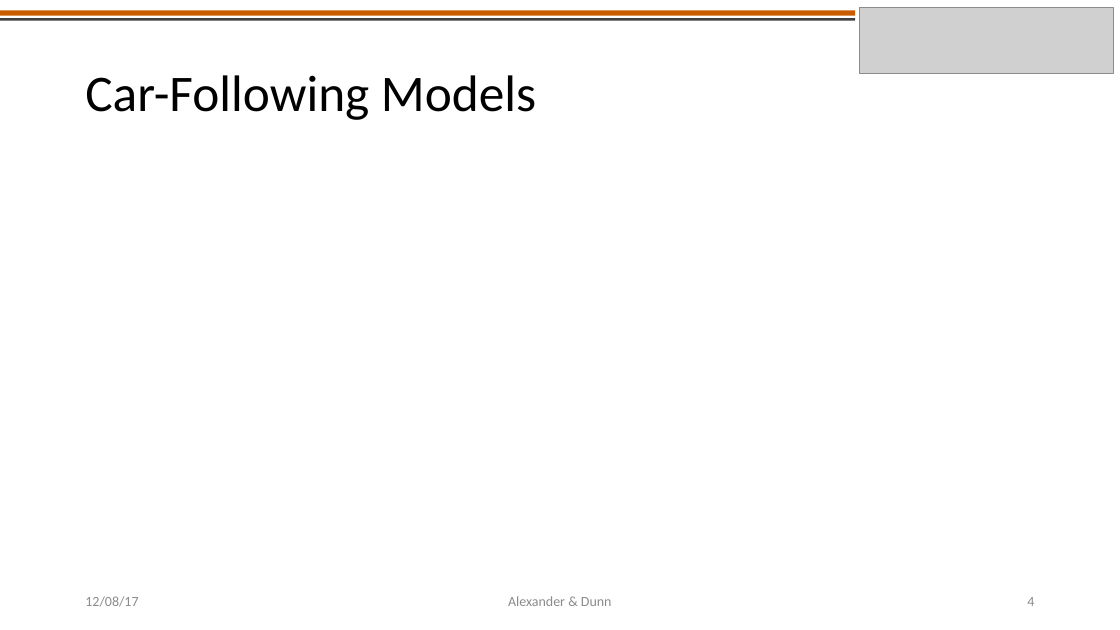
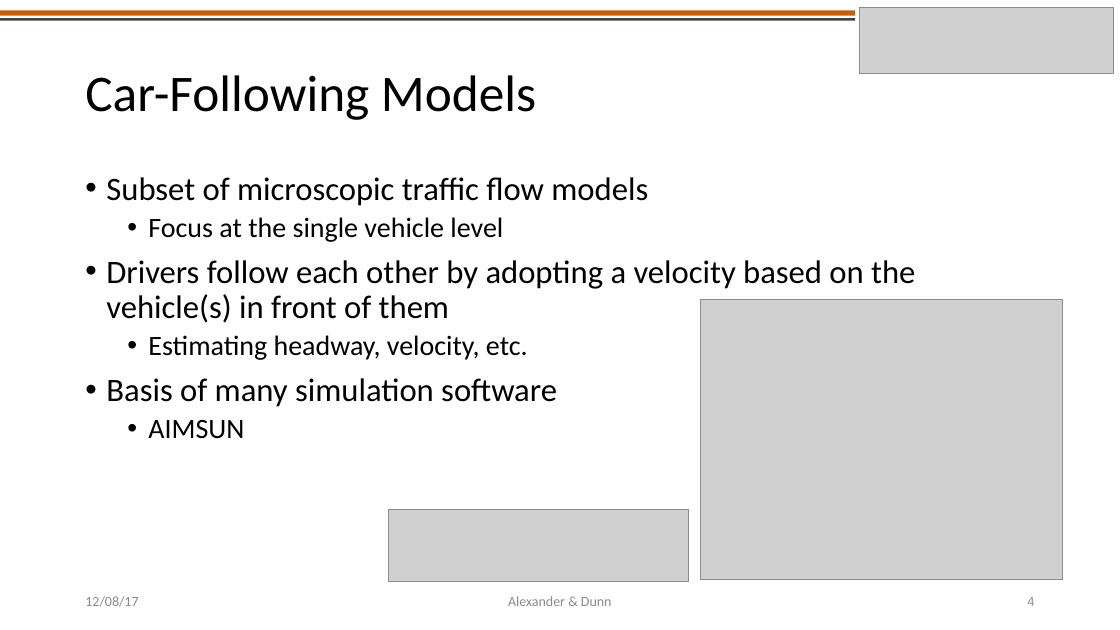
Before and after one commit to americalexander/mrFinishLine, a slide deck: slide 4 of CE391F_project_presentation_alexander_dunn.pptx. Drawn at 1120x630 pixels with LibreOffice and Linux fonts; fonts in the diff are those of the drawing; grey boxes stand for pictures. Boxes give left, top, right and bottom in pixels: in the first picture for what was removed or moved away, otherwise in the second. Text is boxed around its words. In the diff, an @@ line names an element or a change of style, - is before the commit and + after.

```diff
--- a/CE391F_project_presentation_alexander_dunn.pptx
+++ b/CE391F_project_presentation_alexander_dunn.pptx
@@ text added at box(106, 177, 915, 439), 28 pt, text #000000 @@
+• Subset of microscopic traffic flow models
+  • Focus at the single vehicle level
+• Drivers follow each other by adopting a velocity based on the vehicle(s) in front of them
+  • Estimating headway, velocity, etc.
+• Basis of many simulation software
+  • AIMSUN
@@ picture added at box(701, 300, 1063, 580) @@
@@ picture added at box(388, 509, 689, 581) @@
```
Also in this commit, not shown: 5 other slides changed, 2 slides added, 1 slide removed.
